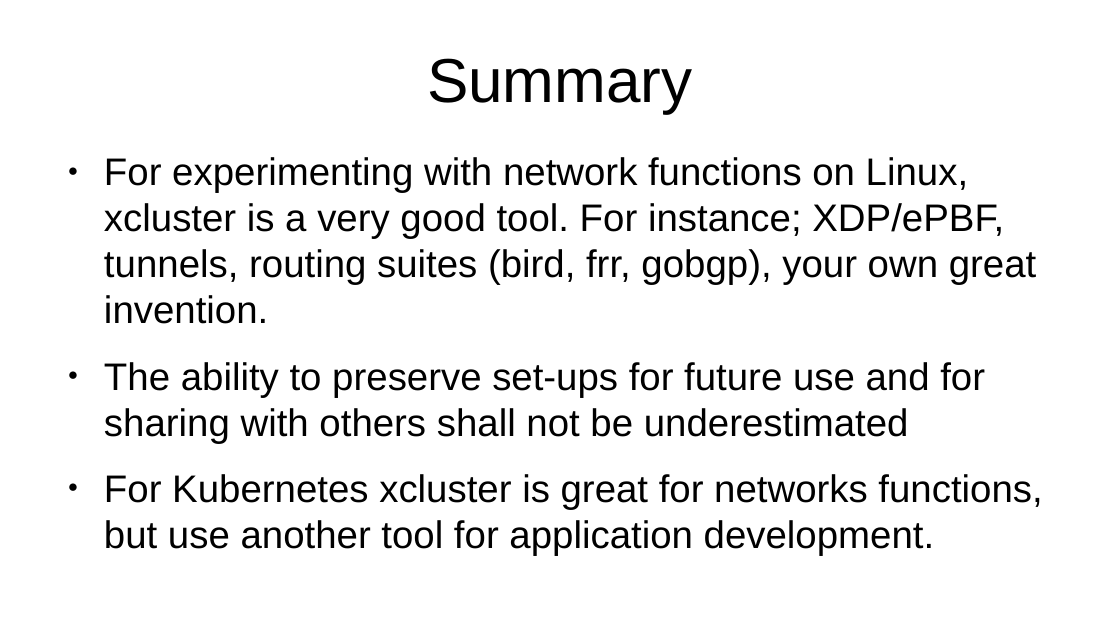
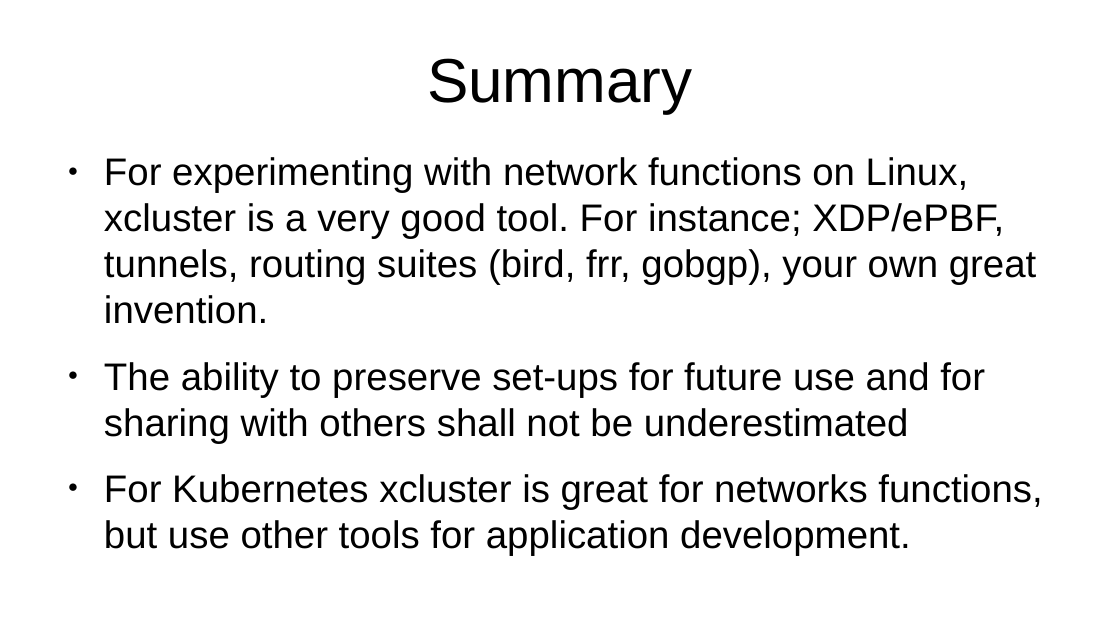
Before and after one commit to Nordix/xcluster, a slide deck: slide 5 of doc/demo-xcluster.odp. Drawn at 1120x630 pixels with LibreOffice and Linux fonts; fonts in the diff are those of the drawing. Boxes give left, top, right and bottom in pixels: in the first picture for what was removed or moved away, otherwise in the second. Text is boxed around its words. In the diff, an @@ line names an element or a change of style, - is before the commit and + after.

```diff
--- a/doc/demo-xcluster.odp
+++ b/doc/demo-xcluster.odp
@@ text at (104,474,1042,556): text changed @@
-● For Kubernetes xcluster is great for networks functions, but use another tool for application development.
+● For Kubernetes xcluster is great for networks functions, but use other tools for application development.
```
Also in this commit, not shown: 2 other slides changed, 1 other file.
